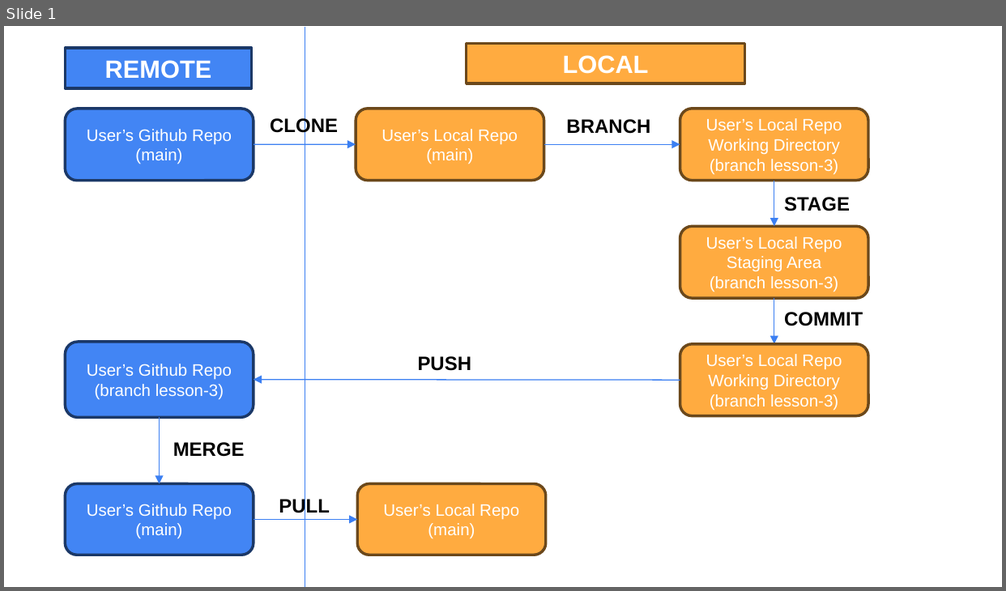
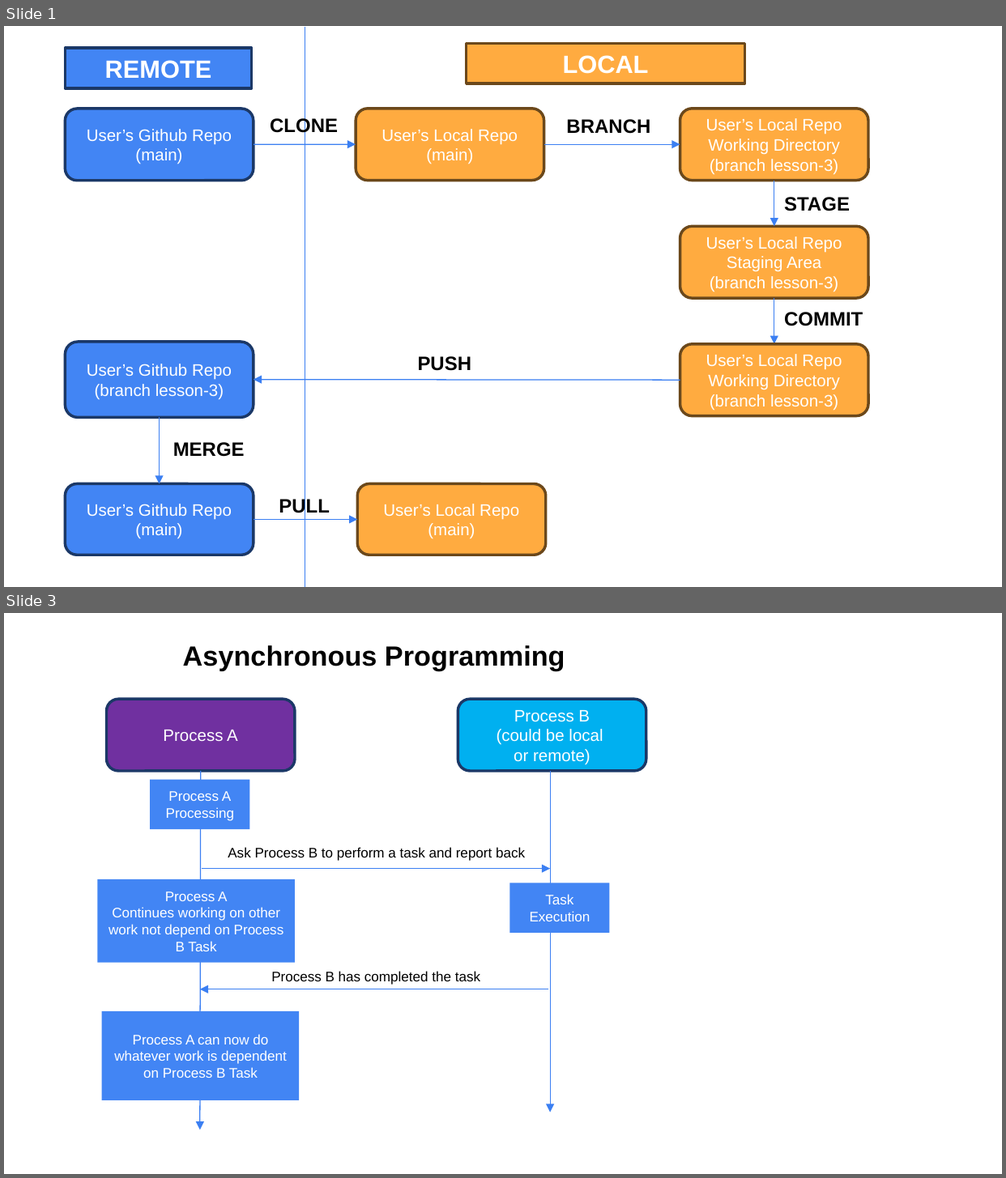
Before and after one commit to mannsn/intro-to-programming-2026, a slide deck: assets/GitFlow.pptx. Shown one above the other, each under a label of ours: slide 1 before the commit, slides 1 and 3 after it; the slides between them are not shown. The pictures are 1006x591 and 1006x1178 pixels, drawn with LibreOffice and Linux fonts; fonts in the diff are those of the drawing. Boxes give left, top, right and bottom in pixels: in the first picture for what was removed or moved away, otherwise in the second. Text is boxed around its words. In the diff, an @@ line names an element or a change of style, - is before the commit and + after.

```diff
--- a/assets/GitFlow.pptx
+++ b/assets/GitFlow.pptx
@@ slide 3 added at (4,613,1002,1174), background #FFFFFF @@
@@ text added at (183,645,565,671), 20 pt, text #000000, bold @@
+Asynchronous Programming
@@ rounded rectangle added at (107,699,296,771), fill #7030A0, outline #1B3867 2 pt, 12 pt, text #FFFFFF @@
+Process A
@@ rounded rectangle added at (458,699,646,771), fill #00B0F0, outline #1B3867 2 pt, 12 pt, text #FFFFFF @@
+Process B
+(could be local
+or remote)
@@ rectangle added at (150,780,249,829), fill #4285F4, 10 pt, text #FFFFFF @@
+Process A
+Processing
@@ arrow added from (201, 771) to (199, 1130), #3B7FF2 0.75 pt @@
@@ arrow added from (550, 771) to (550, 1113), #3B7FF2 0.75 pt @@
@@ text added at (228,847,525,861), 10 pt, text #000000 @@
+Ask Process B to perform a task and report back
@@ rectangle added at (98,879,296,962), fill #4285F4, 10 pt, text #FFFFFF @@
+Process A
+Continues working on other work not depend on Process B Task
@@ arrow added from (202, 868) to (550, 868), #3B7FF2 0.75 pt @@
@@ rectangle added at (510,884,610,933), fill #4285F4, 10 pt, text #FFFFFF @@
+Task
+Execution
@@ text added at (271,971,480,985), 10 pt, text #000000 @@
+Process B has completed the task
@@ arrow added from (549, 989) to (199, 989), #3B7FF2 0.75 pt @@
@@ rectangle added at (102,1012,300,1100), fill #4285F4, 10 pt, text #FFFFFF @@
+Process A can now do whatever work is dependent on Process B Task
```
Also in this commit, not shown: 1 other slide added, 8 other files.
